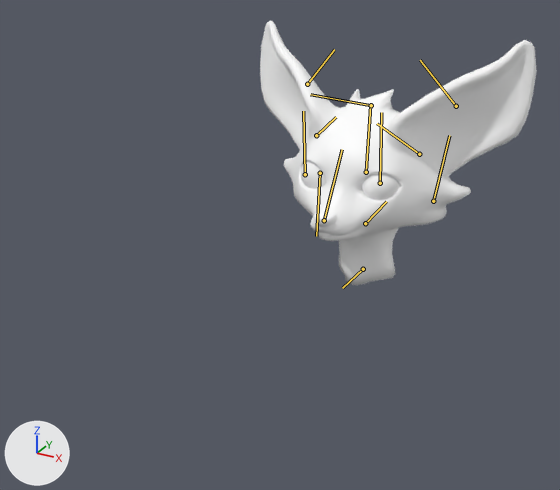
An edit to the FBX model Assets/Art/Animations/UFennec/Anim_Fennec_PipeFix_60fps.fbx, drawn before and after from the same camera.
The view is the same before and after, from a camera (50 mm lens) standing at (0.849, -2.065, 2.251) and looking at (-0.054, -0.424, 1.43). Lighting does not change. The marker at lower left points along +X, +Y and +Z. The bones that bend it are drawn over the model as lines.

In view in the first picture: 'FENNEC'.
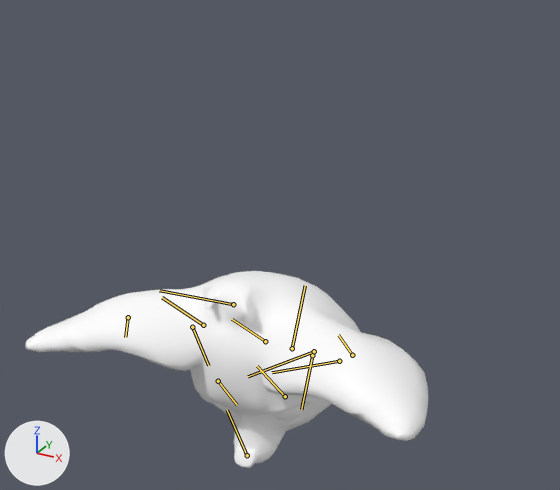
The newer file adds an action. The first version stands in its rest pose; the second is drawn at frame 19 of the action 'Take 001'.

The edits, one by one:
Bone 'ROOT_Fennec' (bone_root_fennec) moves from (0.0, 0.0, 0.0) to (-13.0, 35.5, 0.0).
Bone 'ROOT_Fennec' (bone_root_fennec) turns from (0, 0, 0) to (4, 0, 55) degrees about its own x, y and z.
Bone 'Neck' (bone_neck) turns from (0, 0, 0) to (0, 0, 4) degrees about its own x, y and z.
Bone 'R_Eye' (bone_r_eye) turns from (0, 0, 0) to (-12, 2, 6) degrees about its own x, y and z.
Bone 'L_Eye' (bone_l_eye) turns from (0, 0, 0) to (-12, 0, -2) degrees about its own x, y and z.
Bone 'L_Ear_Lower' (bone_l_ear_lower) turns from (0, 0, 0) to (-2, -32, 8) degrees about its own x, y and z.
Bone 'L_Ear_Upper' (bone_l_ear_upper) turns from (0, 0, 0) to (0, -19, 0) degrees about its own x, y and z.
Bone 'R_Ear_Lower' (bone_r_ear_lower) turns from (0, 0, 0) to (4, 32, 7) degrees about its own x, y and z.
Bone 'R_Ear_Upper' (bone_r_ear_upper) turns from (0, 0, 0) to (1, 19, 0) degrees about its own x, y and z.
Bone 'L_CheekFur' (bone_l_cheekfur) turns from (0, 0, 0) to (0, -60, 0) degrees about its own x, y and z.
Bone 'R_CheekFur' (bone_r_cheekfur) turns from (0, 0, 0) to (3, 60, 0) degrees about its own x, y and z.
Bone 'TopFur' (bone_topfur) turns from (0, 0, 0) to (0, -29, 0) degrees about its own x, y and z.

Changed parts and their boxes [x1, y1, x2, y2] in the pictures (560 x 490 px):
'FENNEC', posed (45% wider, 25% shorter)
    before: [260, 21, 537, 285]
    after: [25, 271, 428, 468]
bone 'ROOT_Fennec', root to tip
    before: (363, 269) to (342, 288)
    after: (312, 355) to (301, 409)
bone 'Neck', root to tip
    before: (365, 223) to (386, 201)
    after: (292, 348) to (305, 285)
bone 'R_Eye', root to tip
    before: (320, 173) to (316, 236)
    after: (218, 381) to (237, 405)
bone 'L_Eye', root to tip
    before: (380, 183) to (381, 112)
    after: (285, 396) to (257, 366)
bone 'L_Ear_Lower', root to tip
    before: (419, 154) to (377, 123)
    after: (314, 351) to (248, 376)
bone 'L_Ear_Upper', root to tip
    before: (456, 106) to (420, 60)
    after: (339, 361) to (272, 372)
bone 'R_Ear_Lower', root to tip
    before: (316, 135) to (336, 117)
    after: (192, 327) to (208, 365)
bone 'R_Ear_Upper', root to tip
    before: (307, 84) to (334, 49)
    after: (128, 317) to (125, 337)
bone 'L_CheekFur', root to tip
    before: (433, 201) to (449, 135)
    after: (352, 355) to (338, 335)
bone 'R_CheekFur', root to tip
    before: (305, 174) to (303, 111)
    after: (203, 325) to (162, 297)
bone 'TopFur', root to tip
    before: (371, 105) to (310, 94)
    after: (233, 304) to (159, 290)
